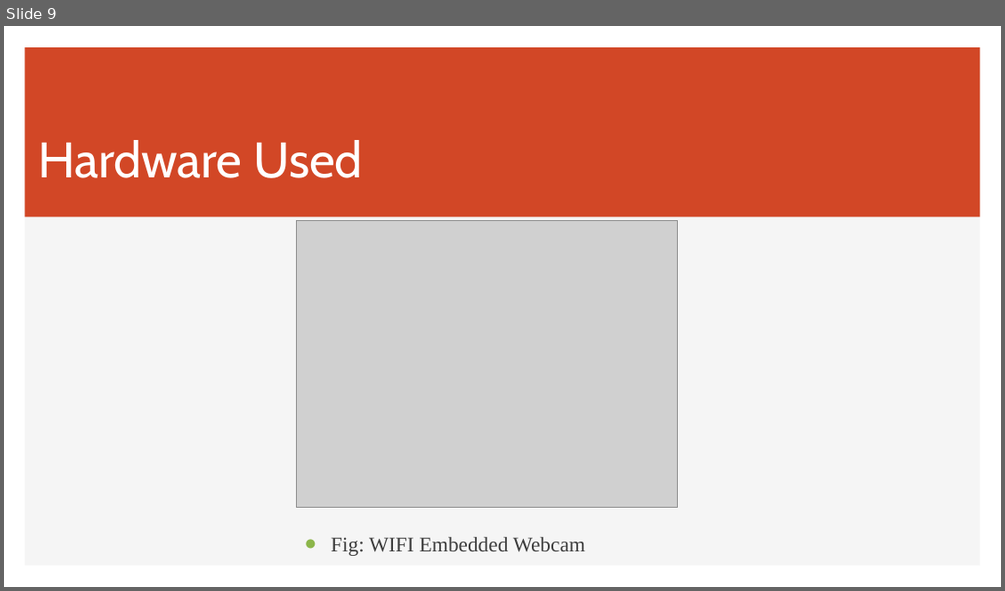
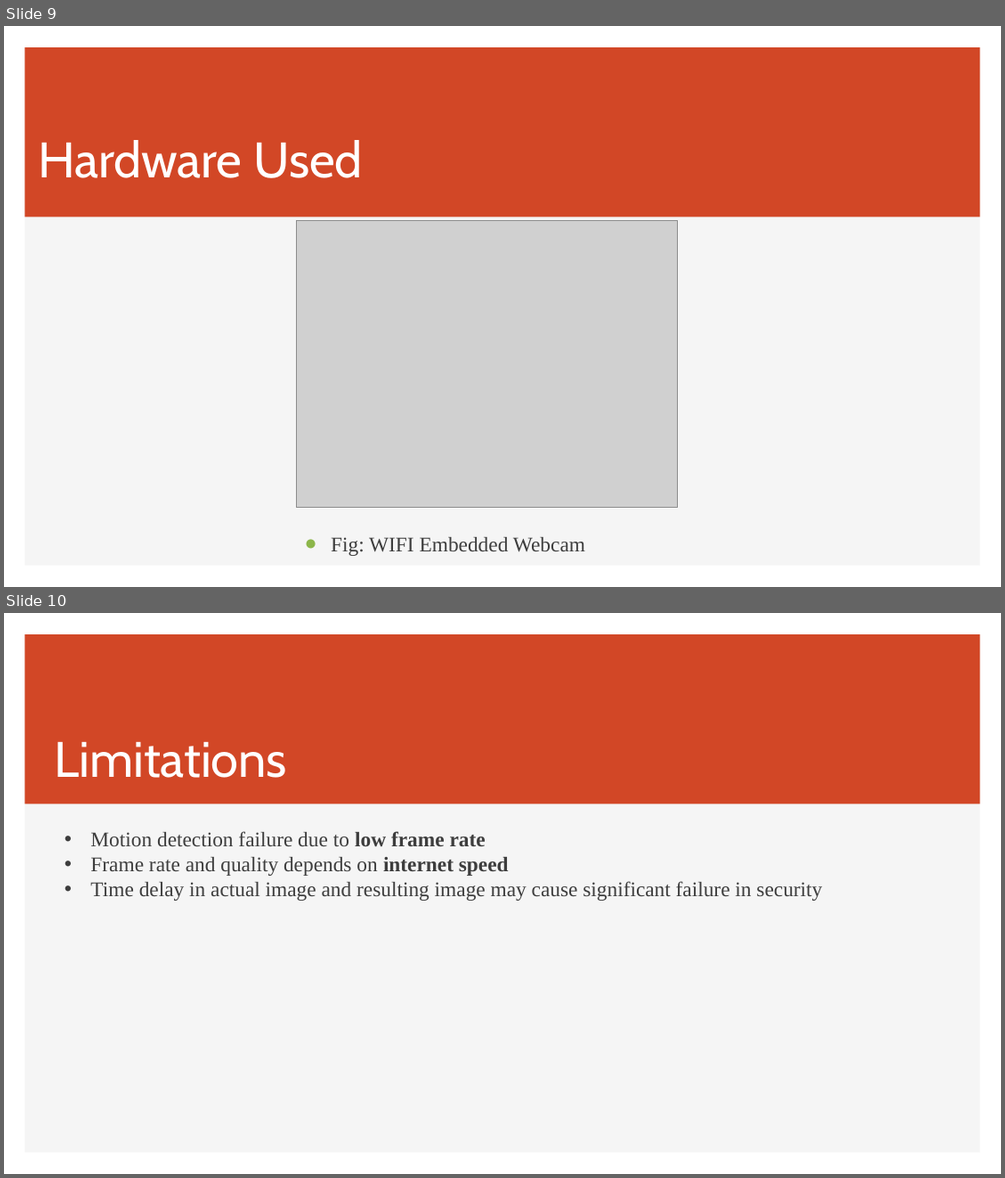
Before and after one commit to prajwollamichhane11/embeddedSystemProjectReport, a slide deck: Embedded System Presentation.pptx. Shown one above the other, each under a label of ours: slide 9 before the commit, slides 9 and 10 after it. The pictures are 1005x591 and 1005x1178 pixels, drawn with LibreOffice and Linux fonts; fonts in the diff are those of the drawing; grey boxes stand for pictures. Boxes give left, top, right and bottom in pixels: in the first picture for what was removed or moved away, otherwise in the second. Text is boxed around its words. In the diff, an @@ line names an element or a change of style, - is before the commit and + after.

```diff
--- a/Embedded System Presentation.pptx
+++ b/Embedded System Presentation.pptx
@@ slide 10 added at (4,613,1001,1174), background #FFFFFF; not listed: 2 template elements that a slide beside it also shows @@
@@ text added at (54,741,287,778), 48 pt, text #FFFFFF @@
+Limitations
@@ text added at (90,831,822,900), 20 pt, text #3D3D3D @@
+• Motion detection failure due to low frame rate
+• Frame rate and quality depends on internet speed
+• Time delay in actual image and resulting image may cause significant failure in security
```
Also in this commit, not shown: 6 slides changed, 2 other slides added, 2 slides removed, 1 other file.
